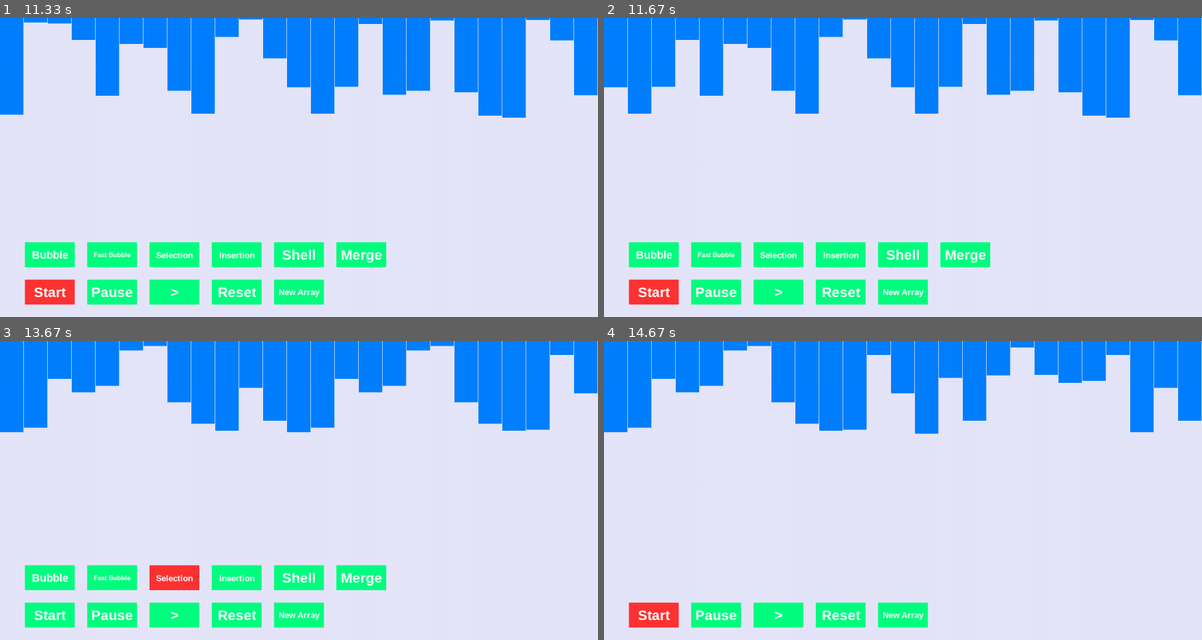
Above: before the commit, frames 1-4 (two rows, left to right).
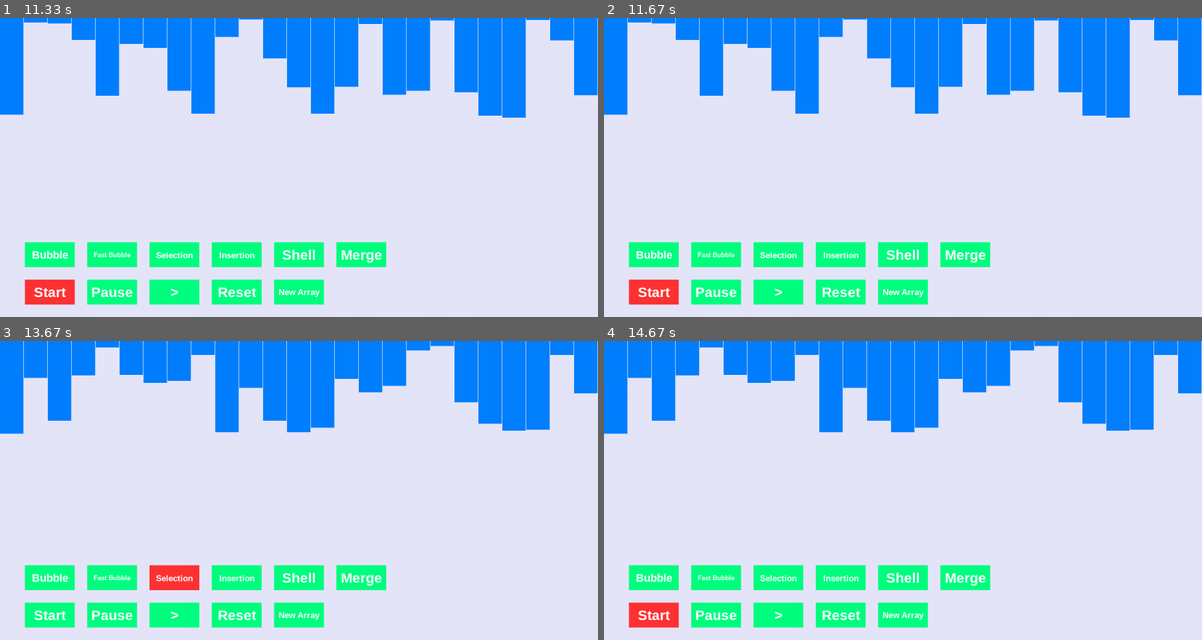
Above: after the commit, the same moments.

Repository: ColeB2/PygameSortingVis
Game: pygame game, started from main.py
Same seed, same stepped clock (60 frames per second), same inputs: the game is played once before the commit and once after it.
Inputs (mouse positions are in pixels of both pictures, inside the frame that each line leads up to):
- Up to frame 1 (11.33 s): click "Reset" at 0.38 s; click (77, 137) at 0.77 s; click "Bubble" at 1.12 s; click "Start" at 1.52 s; click (454, 56) at 1.85 s; click "Reset" at 2.18 s; click (352, 89) at 2.52 s; click "New Array" at 3.53 s; move the mouse to (382, 206) at 3.83 s; click (382, 206) at 4.03 s; click (436, 167) at 4.57 s; click "Start" at 5.75 s; click "Selection" at 6.53 s; click (287, 269) at 7.08 s; click "Start" at 7.98 s; click (299, 59) at 8.32 s; click "New Array" at 9.22 s; click (304, 212) at 9.55 s; move the mouse to (131, 254) at 9.83 s; click (131, 254) at 10 s; move the mouse to (269, 275) at 10.3 s; click (269, 275) at 10.45 s; click (340, 257) at 10.9 s
- Up to frame 2 (11.67 s): click "Start" at 11.37 s
- Up to frame 3 (13.67 s): click "New Array" at 11.72 s; click (245, 397) at 12.05 s; click "Start" at 13.07 s; click "Selection" at 13.57 s
- Up to frame 4 (14.67 s): click "Selection" at 13.95 s; click "Start" at 14.28 s

Frame 1 is identical in both runs. In frame 2, 2.5% of the frame differs, in the area x 0-12%, y 1-33%; in frame 3, 4.1%; in frame 4, 14%, in the area x 0-100%, y 1-84%.

Commit message:
failed merge sort implementations, adde toggle attribute to button

Diff:
--- a/algorithms/algorithms.py
+++ b/algorithms/algorithms.py
@@ -130,119 +130,61 @@
     yield 'Complete'
 
 """Merge Sort"""
-def merge_sort(array, sub_array=None):
-    if sub_array == None:
-        print(sub_array)
-        sub_array = copy.copy(array)
-    n = len(sub_array)
-    print(f"len of the array(sub_array) {n}")
-    """Splitting"""
-    if len(sub_array) > 1:
-        mid = n // 2
-        left = sub_array[:mid]
-        right = sub_array[mid:]
-        yield None, None, None, None, ('splitting', left, right, mid)
-
-        """Pass full array in for drawing purposes"""
-        print('before function recursive')
-        merge_sort(array, left)
-        merge_sort(array, right)
-        print('passed function')
-
-        i=j=k=0
-
-        """Merging"""
-        while i < len(left) and j < len(right):
-            print('Merging')
-            yield array[k], None, None, None, ('merge', array)
-            if left[i] < right[j]:
-                sub_array[k] = left[i]
-                #array[k] = left[i]
-                i += 1
-            else:
-                sub_array[k] = right[j]
-                #array[k] = right[j]
-                j += 1
-            k += 1
-            yield None, array[k], None, None, ('merge', array)
-
-        """Finish Merge when i or j hits endpoint"""
-        while i < len(left):
-            yield None, None, None, None, ('merge', array)
-            sub_array[k] = left[i]
-            #array[k] = left[i]
-            i += 1
-            k += 1
-            yield None, None, None, None, ('merge', array)
-            print(f"after merge, normal array, plus sub array")
-            print(array)
-            print(sub_array)
-
-        while j < len(right):
-            yield None, None, None, None, ('merge', array)
-            sub_array[k] = right[j]
-            #array[k] = right[j]
-            j += 1
-            k += 1
-            yield None, None, None, None, ('merge', array)
-            print(f"after merge, normal array, plus sub array")
-            print(array)
-            print(sub_array)
-
-    print(array)
-    print(sub_array)
-    print('COMPLETED')
-    yield None, None, None, None, ('merge', array)
-    yield 'Complete'
-
-"""Merge Sort"""
 def merge_sort(array):
-    """Splitting 2 Electric Boogaloo"""
-    n = len(array)
-    if len(array) > 1:
-        """Splitt """
-        mid = n // 2
+    n = len(array)
+    yield from merge(array)
+    yield 'Complete'
+
+def merge(array):
+    yield None, None, None, None
+    n = len(array)
+    if n > 1:
+        mid = len(array) // 2
         left = array[:mid]
         right = array[mid:]
-        yield None, None, None, None, ('splitting', left, right, mid)
-
-        """Pass full array in for drawing purposes"""
-        merge_sort(left)
-        merge_sort(right)
-
-        i=j=k=0
-
-        """Merging"""
-        while i < len(left) and j < len(right):
-            yield array[k], None, None, None, ('merge', array)
-            if left[i] < right[j]:
-                array[k] = left[i]
-                i += 1
+
+        if n > 1:
+            yield from merge(left)
+            yield from merge(right)
+
+        left_index = 0
+        right_index = 0
+        main_index = 0
+        yield None, None, None, None
+        print(array)
+        while left_index < len(left) and right_index < len(right):
+            if left[left_index] < right[right_index]:
+                array[main_index] = left[left_index]
+                yield None, None, None, None
+                left_index += 1
             else:
-                array[k] = right[j]
-                j += 1
-            k += 1
-            yield None, array[k], None, None, ('merge', array)
-
-        """Finish Merge when i or j hits endpoint"""
-        while i < len(left):
-            yield None, None, None, None, ('merge', array)
-            array[k] = left[i]
-            i += 1
-            k += 1
-            yield None, None, None, None, ('merge', array)
-
-        while j < len(right):
-            yield None, None, None, None, ('merge', array)
-            array[k] = right[j]
-            j += 1
-            k += 1
-            yield None, None, None, None, ('merge', array)
-
-    yield None, None, None, None, ('merge', array)
-    yield 'Complete'
-def merge_helper(array):
-    pass
+                array[main_index] = right[right_index]
+                yield None, None, None, None
+                right_index += 1
+            main_index += 1
+
+        while left_index < len(left):
+            array[main_index] = left[left_index]
+            yield None, None, None, None
+            left_index += 1
+            main_index += 1
+
+
+        while right_index < len(right):
+            array[main_index] = right[right_index]
+            yield None, None, None, None
+            right_index += 1
+            main_index += 1
+        # yield None, None, None, None, ('merge')
+
+
+
+
+
+
+
+
+
 
 
 '''Heap Sort'''
@@ -306,6 +248,8 @@
         input changed in place
     Returns None
     """
+    a = copy.copy(array)
+    a.sort()
     u = len(array) if u is None else u
     if  u - l > 1:
         m = l + (u - l) // 2
@@ -328,6 +272,8 @@
                     array[m-1], array[m] = array[m], array[m-1]
                     yield None, None, m-1, m, ('insert', n)
             n -= 1
+    if array == a:
+        yield 'Complete'
 
 def wmerge(array, i, m, j, n, w):
     """
@@ -405,3 +351,9 @@
         '''PARTITION FUNCTION END'''
         yield from quick_sort_helper(array, low, pivot_index-1)
         yield from quick_sort_helper(array, pivot_index+1, high)
+
+
+
+if __name__ == '__main__':
+    array = [5,4,98,15,47,48,26,13,15,48,49,56,2,15,15,159]
+    merge_sort(array)
--- a/visualizer/buttons.py
+++ b/visualizer/buttons.py
@@ -32,7 +32,8 @@
     """
     def __init__(self, x=0, y=0, width=50, height=50, font_size=25,
         color=(255,51,51), color2=(0,255,128), font='arialblack',
-        font_color=(255,255,255),  text='Text', resize=True, display=None, function=None):
+        font_color=(255,255,255),  text='Text', resize=True, display=None,
+        function=None, toggle=False):
 
         self.x = x
         self.y = y
@@ -47,6 +48,7 @@
         self.resize = resize
         self.display = display
         self.function = function
+        self.toggle = toggle
 
 
         self._resize_text()
